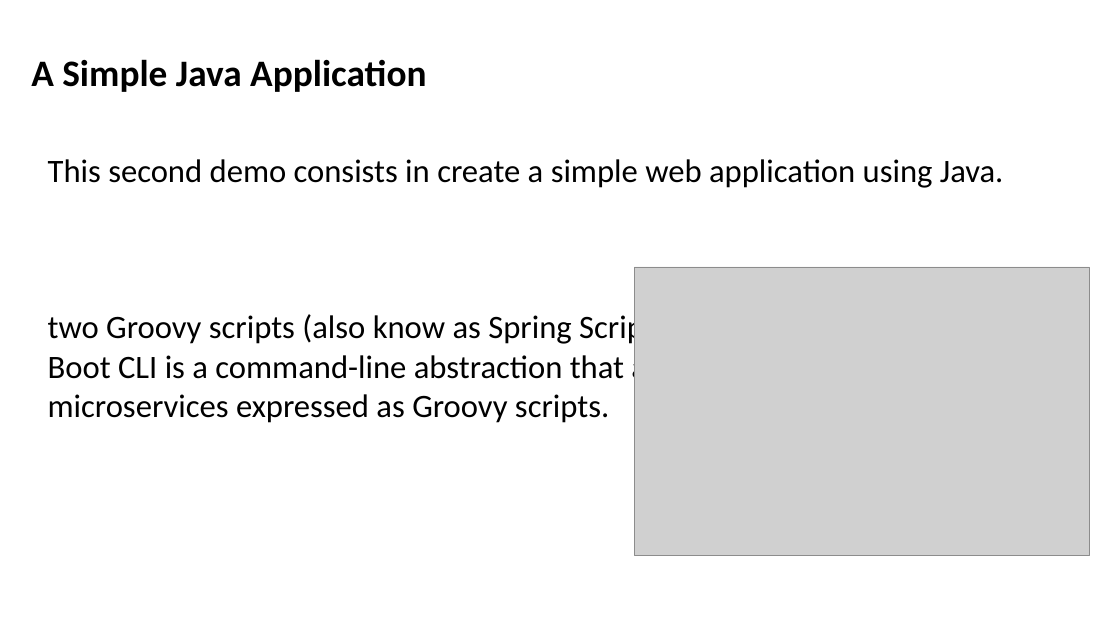
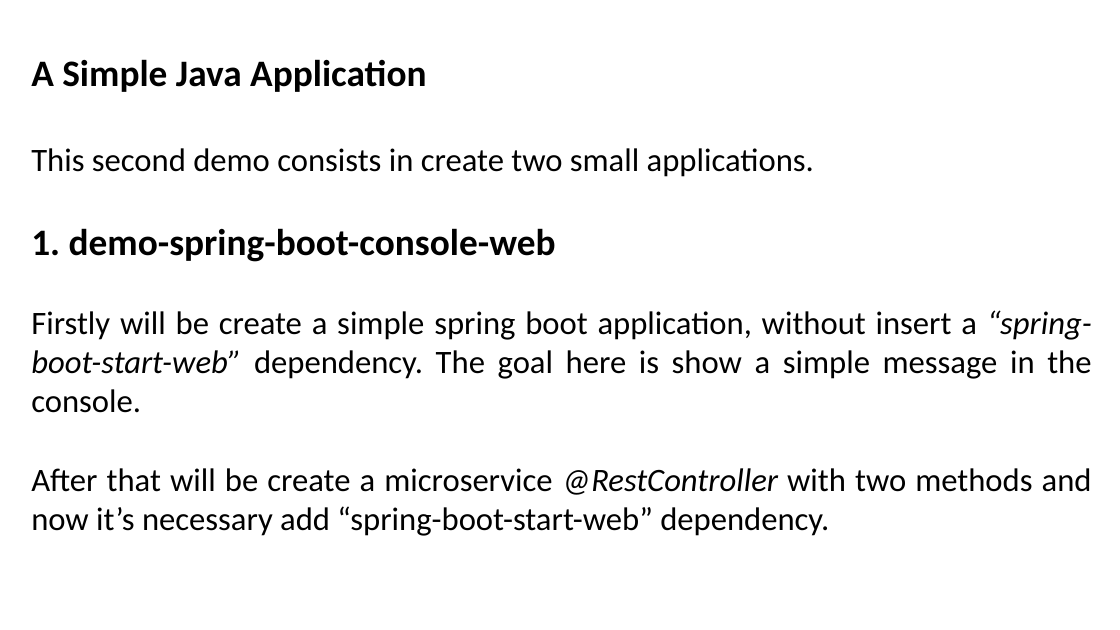
Before and after one commit to marcelovgomes/demo-internal-contacts, a slide deck: slide 10 of presentation_resources/spring-boot-demo-presentation.pptx (slide 9 before the commit). Drawn at 1120x630 pixels with LibreOffice and Linux fonts; fonts in the diff are those of the drawing; grey boxes stand for pictures. Boxes give left, top, right and bottom in pixels: in the first picture for what was removed or moved away, otherwise in the second. Text is boxed around its words. In the diff, an @@ line names an element or a change of style, - is before the commit and + after.

Commit message:
presentation and script updated.

```diff
--- a/presentation_resources/spring-boot-demo-presentation.pptx
+++ b/presentation_resources/spring-boot-demo-presentation.pptx
@@ text at (31,148,1092,536): text changed @@
-This second demo consists in create a simple web application using Java.
-two Groovy scripts (also know as Spring Script) using Spring Boot CLI. Spring Boot CLI is a command-line abstraction that allows us to easily run Spring microservices expressed as Groovy scripts.
+This second demo consists in create two small applications.
+1. demo-spring-boot-console-web
+Firstly will be create a simple spring boot application, without insert a “spring-boot-start-web” dependency. The goal here is show a simple message in the console.
+After that will be create a microservice @RestController with two methods and now it’s necessary add “spring-boot-start-web” dependency.
@@ picture removed at (634,267,1090,556) @@
```
Also in this commit, not shown: 5 other slides changed, 3 slides added, 3 other files.
